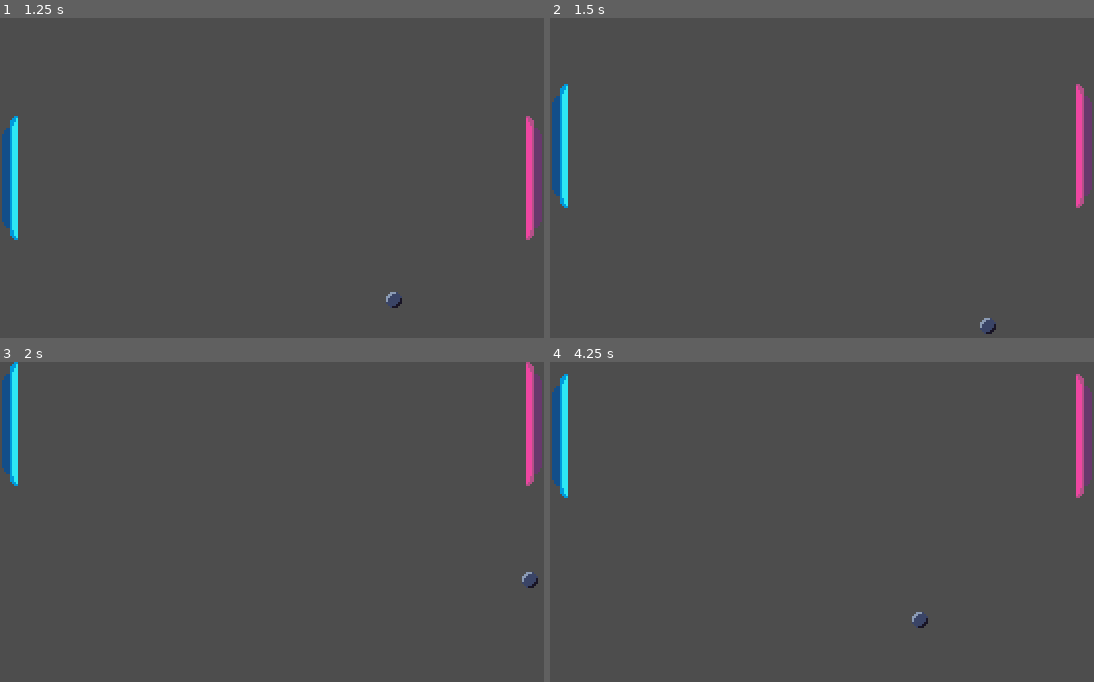
Above: before the commit, frames 1-4 (two rows, left to right).
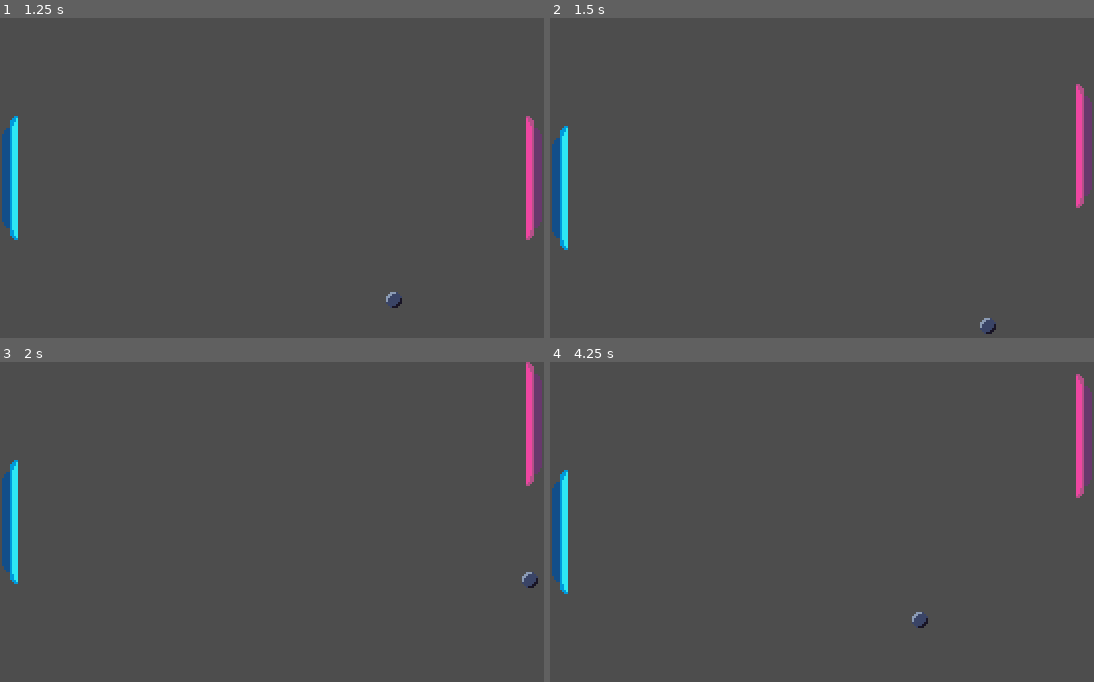
Above: after the commit, the same moments.

Repository: Alex-gb249/Ponging
Game: Godot game, scene res://scenes/menu.tscn
Same seed, same stepped clock (60 frames per second), same inputs: the game is played once before the commit and once after it.
Inputs:
- Up to frame 1 (1.25 s): click "Start" at 0.5 s
- Up to frame 2 (1.5 s): hold Up (ui_up) from 1.28 s (still down); tap S (ui_s_letter, bound only after the commit) at 1.35 s
- Up to frame 3 (2 s): keep holding Up (ui_up); tap W (ui_w_letter, bound only after the commit) at 1.55 s
- Up to frame 4 (4.25 s): release Up (ui_up) at 2.03 s; hold Down (ui_down) 2.03-2.78 s; tap W (ui_w_letter, bound only after the commit) at 2.1, 3.05, 3.6 s; tap S (ui_s_letter, bound only after the commit) at 2.3, 2.85, 3.8 s; hold Up (ui_up) from 2.78 s (still down)

Frame 1 is identical in both runs. In frame 2, 0.8% of the frame differs, in the area x 0-4%, y 20-73%; in frame 3, 1.8%, in the area x 0-4%, y 0-70%; in frame 4, 1.8%.

Commit message:
Feat: Add W and S input for Player movement

Diff:
--- a/project.godot
+++ b/project.godot
@@ -32,6 +32,19 @@
 Players="Player, and enemy"
 Walls="In game walls"
 
+[input]
+
+ui_w_letter={
+"deadzone": 0.5,
+"events": [Object(InputEventKey,"resource_local_to_scene":false,"resource_name":"","device":-1,"window_id":0,"alt_pressed":false,"shift_pressed":false,"ctrl_pressed":false,"meta_pressed":false,"pressed":false,"keycode":0,"physical_keycode":87,"key_label":0,"unicode":119,"location":0,"echo":false,"script":null)
+]
+}
+ui_s_letter={
+"deadzone": 0.5,
+"events": [Object(InputEventKey,"resource_local_to_scene":false,"resource_name":"","device":-1,"window_id":0,"alt_pressed":false,"shift_pressed":false,"ctrl_pressed":false,"meta_pressed":false,"pressed":false,"keycode":0,"physical_keycode":83,"key_label":0,"unicode":115,"location":0,"echo":false,"script":null)
+]
+}
+
 [physics]
 
 3d/physics_engine="Jolt Physics"
--- a/scripts/player.gd
+++ b/scripts/player.gd
@@ -14,7 +14,7 @@
 	limitBottom = screenHeight - half_bar_height
 
 func _physics_process(_delta: float) -> void:
-	var direction := Input.get_axis("ui_up", "ui_down")
+	var direction := Input.get_axis("ui_w_letter", "ui_s_letter")
 	velocity.y = direction * SPEED
 
 	move_and_slide()
